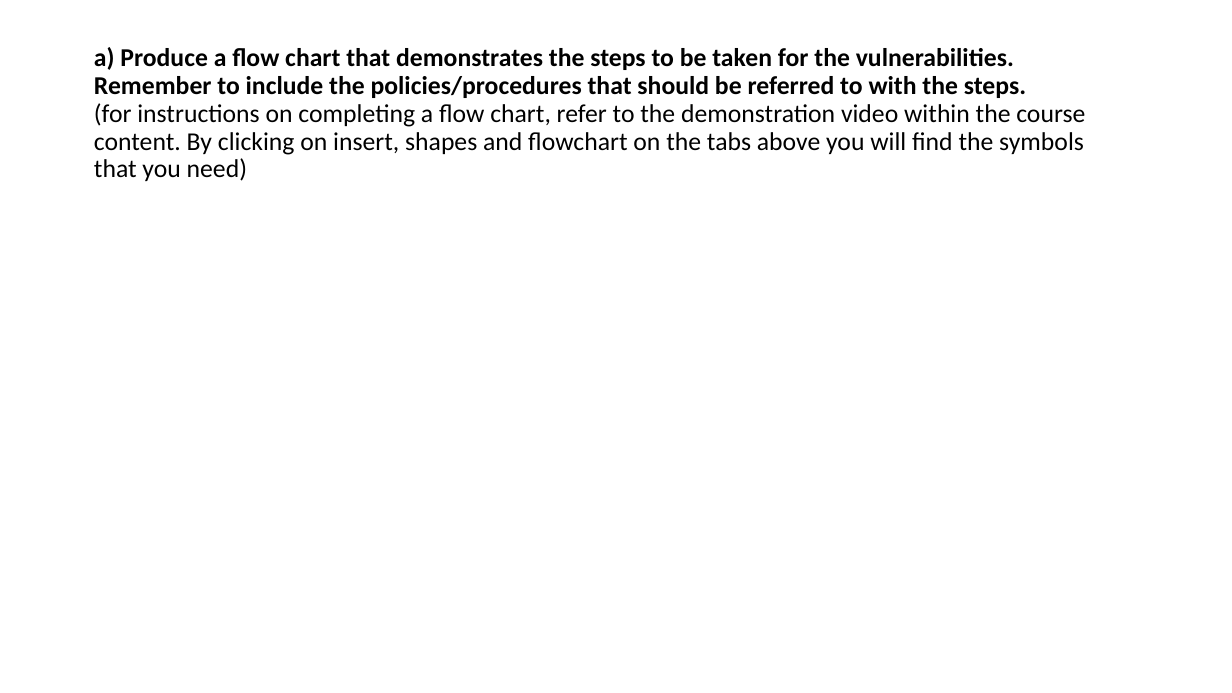
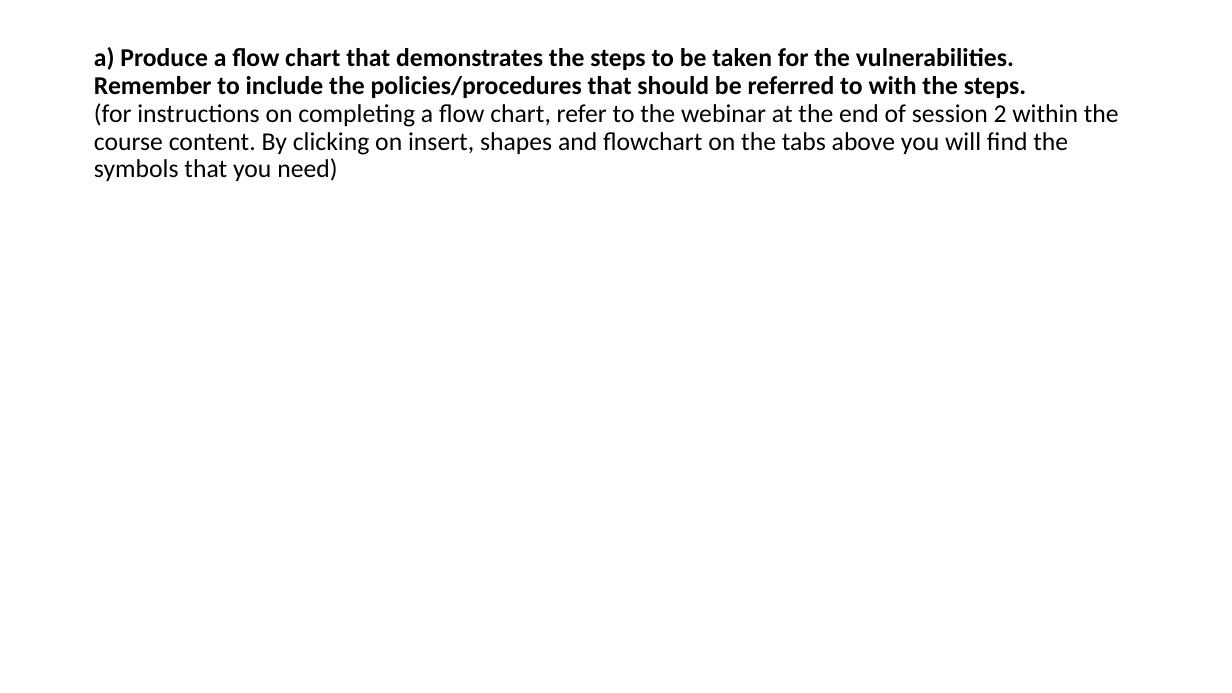
Before and after one commit to vision2learn/v2l-pattern-library, a slide deck: slide 2 of src/site/pdfs/cs3_u3_s2_assessment_workbook.pptx. Drawn at 1232x693 pixels with LibreOffice and Linux fonts; fonts in the diff are those of the drawing. Boxes give left, top, right and bottom in pixels: in the first picture for what was removed or moved away, otherwise in the second. Text is boxed around its words. In the diff, an @@ line names an element or a change of style, - is before the commit and + after.

Commit message:
Cyber3 - Unit 3 ppt update

```diff
--- a/src/site/pdfs/cs3_u3_s2_assessment_workbook.pptx
+++ b/src/site/pdfs/cs3_u3_s2_assessment_workbook.pptx
@@ title at (94, 47, 1119, 181): text changed @@
-a) Produce a flow chart that demonstrates the steps to be taken for the vulnerabilities. Remember to include the policies/procedures that should be referred to with the steps.
-(for instructions on completing a flow chart, refer to the demonstration video within the course content. By clicking on insert, shapes and flowchart on the tabs above you will find the symbols that you need)
+a) Produce a flow chart that demonstrates the steps to be taken for the vulnerabilities. Remember to include the policies/procedures that should be referred to with the steps.
+(for instructions on completing a flow chart, refer to the webinar at the end of session 2 within the course content. By clicking on insert, shapes and flowchart on the tabs above you will find the symbols that you need)
```
